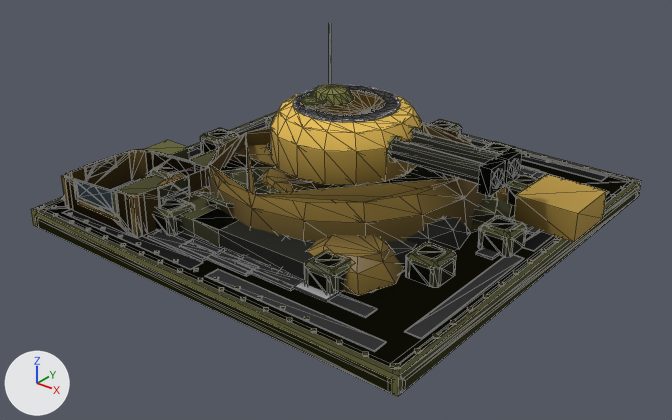
Renders of the glTF model assets/set_v5/meridian_advanced_defences_heavily_damaged.glb from each side of a commit.
Before and after are seen from a 50 mm camera at (8.87, -11.37, 6.98) aimed at (0.26, -0.6, 0.31). Every picture has the same lights, and +X, +Y and +Z are marked at lower left. The picture after the commit comes second. Mesh edges are drawn as thin lines. Vertices at exactly the same position are counted once.

The first picture shows 'barrel', 'body', 'body.001', 'body.002', 'turret', 'turret.001' and 3 more.
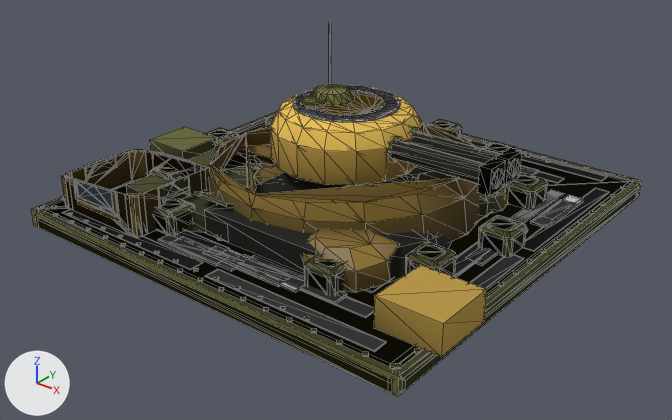
Patch to the scene script:
```diff
--- a/assets/set_v5/meridian_advanced_defences_heavily_damaged.glb.py
+++ b/assets/set_v5/meridian_advanced_defences_heavily_damaged.glb.py
@@ me_mesh_0 @@
 # used by ob_body; parent = ob_meridian_advanced_defences_heavily_damaged_lod0; location = (0.0, 0.0, 0.0)
-me_mesh_0.from_pydata(...)  # 2023 vertices, 2644 faces; spans x -3.7..3.7, y -3.7..3.7, z 0.0..1.17
+me_mesh_0.from_pydata(...)  # 2015 vertices, 2634 faces; spans x -3.7..3.7, y -3.7..3.7, z 0.0..1.17
+# me_mesh_0 part 1: the loose piece of 8 vertices spanning x 3.01..3.29, y 1.35..2.34, z 0.3..0.34 is scaled about its middle by (1, 1.64, 1), then moved by (-0.32, -2.62, 0.0)
+# me_mesh_0 part 2: the loose piece of 8 vertices spanning x 0.22..1.95, y -2.92..-2.64, z 0.3..0.34 is deleted
+# me_mesh_0 part 3: 389 vertices moved from x -3.21..3.32, y -3.19..3.26, z 0.3..0.7 to x -3.23..3.26, y -3.16..3.15, z 0.3..0.79; 114 vertices removed from x -2.67..3.23, y -2.54..2.38, z 0.3..0.73; 114 vertices added at x -2.56..2.96, y -2.34..2.53, z 0.3..0.65
+# me_mesh_0 part 4: 347 kept faces spanning x -3.59..3.59, y -3.16..3.59, z 0.3..1.09 get new vertex colours
 me_mesh_0.materials.append(mat_paint)
@@ me_mesh_3 @@
 # used by ob_body_001; parent = ob_meridian_advanced_defences_heavily_damaged_lod1; location = (0.0, 0.0, 0.0)
-me_mesh_3.from_pydata(...)  # 720 vertices, 980 faces; spans x -3.7..3.7, y -3.7..3.7, z 0.0..1.17
+me_mesh_3.from_pydata(...)  # 744 vertices, 1010 faces; spans x -3.7..3.7, y -3.7..3.7, z 0.0..1.17
+# me_mesh_3 part 5: the loose piece of 8 vertices spanning x 3.01..3.29, y 1.35..2.34, z 0.3..0.34 is copied, and the copy is moved by (-0.01, -0.08, 0.0); it spans x 3.01..3.29, y 1.25..2.26, z 0.3..0.34
+# me_mesh_3 part 6: a new loose piece of 24 vertices spanning x -0.36..2.59, y -2.38..0.69, z 0.3..0.73, in mat_metal
+# me_mesh_3 part 7: 193 vertices moved from x -3.21..3.32, y -3.19..3.26, z 0.3..0.61 to x -3.23..3.26, y -3.16..3.16, z 0.3..0.61; 23 vertices removed from x -0.73..3.23, y -2.35..0.63, z 0.3..0.6; 7 vertices added at x -0.13..2.96, y -2.72..-1.71, z 0.3..0.34
+# me_mesh_3 part 8: 3 faces spanning x -0.13..1.46, y -3.0..-2.72, z 0.3..0.34 switch from mat_metal to mat_team
+# other edits to the shape of me_mesh_3 do not show in these pictures
 me_mesh_3.materials.append(mat_paint)
@@ me_mesh_6 @@
 # used by ob_body_002; parent = ob_meridian_advanced_defences_heavily_damaged_lod2; location = (0.0, 0.0, 0.0)
-me_mesh_6.from_pydata(...)  # 215 vertices, 164 faces; spans x -3.73..3.81, y -3.7..3.7, z 0.0..1.19
+me_mesh_6.from_pydata(...)  # 215 vertices, 163 faces; spans x -3.73..3.88, y -3.7..3.7, z 0.0..1.19
+# me_mesh_6 part 9: the loose piece of 8 vertices spanning x -2.36..-0.01, y -0.65..1.7, z 0.3..0.6 is moved by (-0.38, 0.25, 0.0)
+# me_mesh_6 part 10: the loose piece of 8 vertices spanning x 2.76..3.81, y 0.81..1.85, z 0.3..0.79 is moved by (0.08, -3.84, 0.0)
+# me_mesh_6 part 11: the loose piece of 8 vertices spanning x -2.66..-0.31, y -2.72..-0.37, z 0.3..0.6 is moved by (-0.03, 0.22, 0.0)
+# me_mesh_6 part 12: the loose piece of 8 vertices spanning x -0.74..1.61, y -0.94..1.41, z 0.3..0.6 is moved by (-0.03, 0.21, 0.0)
+# me_mesh_6 part 13: the loose piece of 8 vertices spanning x -3.73..-3.14, y -1.25..-0.66, z 0.3..0.58 is scaled about its middle by 1.46, then moved by (0.14, 0.32, 0.06)
+# me_mesh_6 part 14: the loose piece of 8 vertices spanning x -0.88..1.48, y -2.7..-0.35, z 0.3..0.6 is scaled about its middle by (1, 1, 1.4), then moved by (0.08, 0.18, 0.06)
+# me_mesh_6 part 15: 20 of 215 vertices moved; they spanned x 0.34..3.32, y -0.47..2.9, z 0.34 and now span x -0.17..3.26, y -1.71..3.0, z 0.34; mean shift (-0.22, -0.56, 0.0); largest move (3.23, 0.63, 0.34) -> (2.96, -1.71, 0.34)
+# me_mesh_6 part 16: 12 of 215 vertices moved; they spanned x -1.4..1.37, y -3.19..-2.73, z 0.34 and now span x -1.2..2.08, y -3.16..-2.62, z 0.34; mean shift (0.45, 0.07, 0.0); largest move (1.37, -2.73, 0.34) -> (2.08, -2.62, 0.34)
+# other edits to the shape of me_mesh_6 do not show in these pictures
 me_mesh_6.materials.append(mat_paint)
```

Pixel boxes [x1, y1, x2, y2] of what changed, in the pictures (672 x 420 px; the box of a moved part takes in the faces that stretch with it):
part 1 of me_mesh_0, moved or reshaped (not visible before)
    after: [451, 243, 488, 278]
part 2 of me_mesh_0, deleted
    before: [236, 256, 339, 302]
part 3 of me_mesh_0, moved or reshaped (mostly hidden)
    before: [147, 145, 546, 291]
    after: [158, 153, 555, 303]
part 4 of me_mesh_0, recoloured
    before: [148, 126, 528, 310]
    after: [179, 126, 528, 298]
part 5 of me_mesh_3, added
    after: [541, 195, 584, 221]
part 6 of me_mesh_3, added
    after: [345, 185, 452, 287]
part 7 of me_mesh_3, moved or reshaped (mostly hidden)
    before: [209, 167, 483, 289]
    after: [218, 163, 501, 302]
part 8 of me_mesh_3, recoloured
    before: [279, 264, 406, 272]
    after: [280, 284, 300, 293]
part 9 of me_mesh_6, moved or reshaped
    before: [231, 145, 331, 189]
    after: [214, 124, 275, 164]
part 10 of me_mesh_6, moved or reshaped
    before: [514, 175, 607, 242]
    after: [374, 265, 487, 357]
part 11 of me_mesh_6, moved or reshaped
    before: [117, 148, 275, 247]
    after: [126, 148, 274, 233]
part 12 of me_mesh_6, moved or reshaped (mostly hidden afterwards)
    before: [301, 168, 444, 191]
    after: [370, 181, 394, 185]
part 13 of me_mesh_6, moved or reshaped
    before: [143, 140, 190, 160]
    after: [150, 127, 217, 160]
part 14 of me_mesh_6, moved or reshaped
    before: [195, 209, 316, 280]
    after: [204, 172, 370, 274]
part 15 of me_mesh_6, moved or reshaped
    before: [478, 166, 545, 251]
    after: [456, 165, 571, 264]
part 16 of me_mesh_6, moved or reshaped
    before: [179, 239, 300, 280]
    after: [159, 234, 344, 293]
